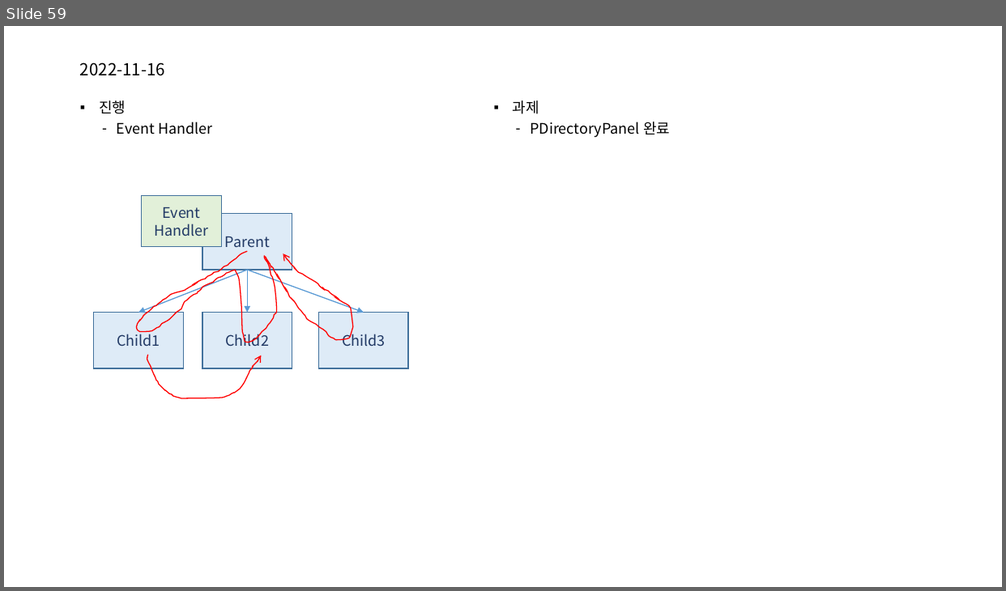
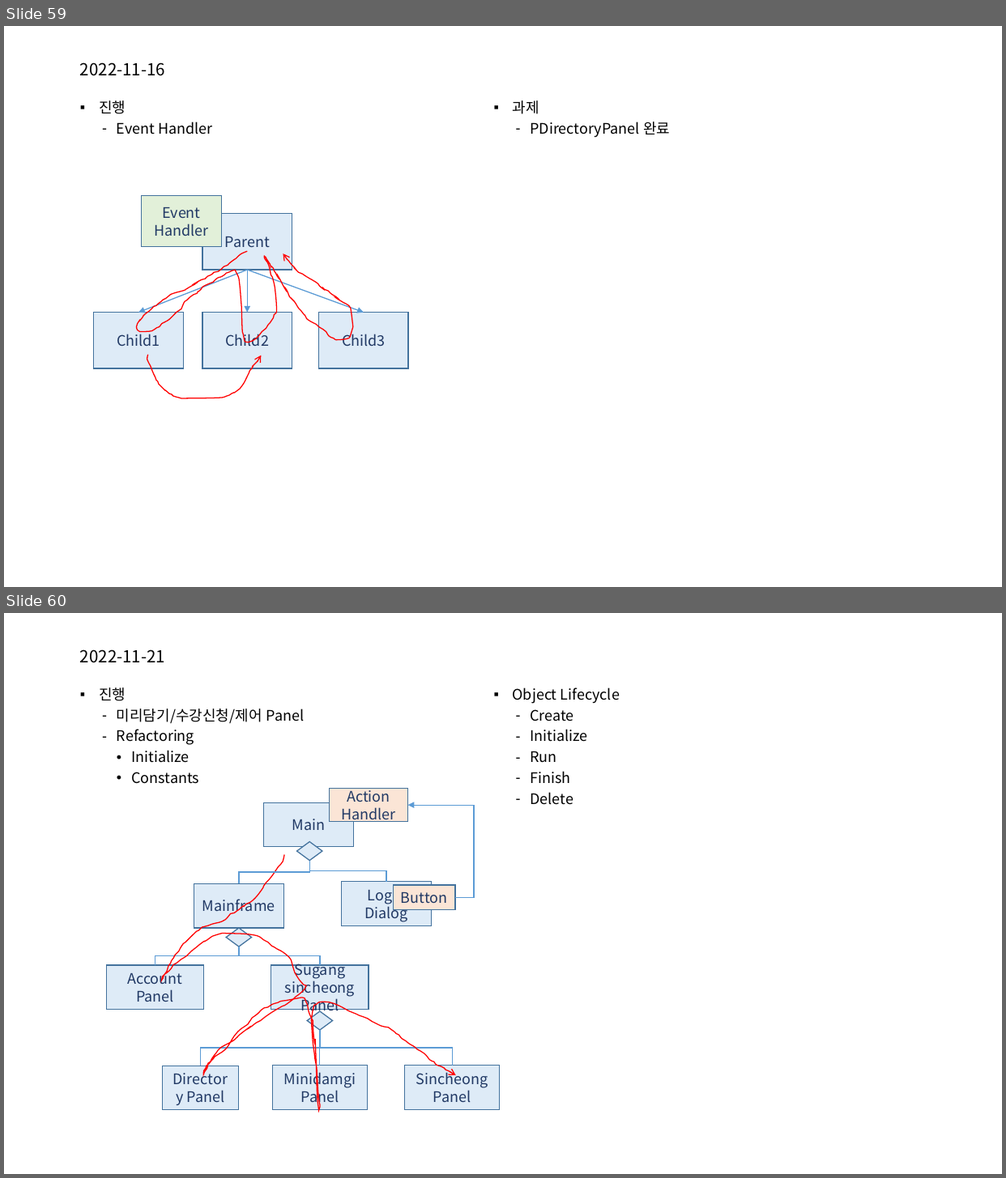
Before and after one commit to mjuclass/202202, a slide deck: SugangSincheong-B/객체지향프로그래밍-B.pptx. Shown one above the other, each under a label of ours: slide 59 before the commit, slides 59 and 60 after it. The pictures are 1006x591 and 1006x1178 pixels, drawn with LibreOffice and Linux fonts; fonts in the diff are those of the drawing. Boxes give left, top, right and bottom in pixels: in the first picture for what was removed or moved away, otherwise in the second. Text is boxed around its words. In the diff, an @@ line names an element or a change of style, - is before the commit and + after.

```diff
--- a/SugangSincheong-B/객체지향프로그래밍-B.pptx
+++ b/SugangSincheong-B/객체지향프로그래밍-B.pptx
@@ slide 60 added at <box>4,613,1002,1174</box>, background #FFFFFF @@
@@ title added at <box>80,649,165,663</box>, 16 pt, text #000000 @@
+2022-11-21
@@ text added at <box>99,688,305,784</box>, 14 pt, text #000000 @@
+▪ 진행
+  – 미리담기/수강신청/제어 Panel
+  – Refactoring
+    • Initialize
+    • Constants
@@ text added at <box>513,688,620,805</box>, 14 pt, text #000000 @@
+▪ Object Lifecycle
+  – Create
+  – Initialize
+  – Run
+  – Finish
+  – Delete
@@ rectangle added at <box>264,803,354,846</box>, fill #DEEBF7, outline #43739E 1 pt, 14 pt, text #203864 @@
+Main
@@ rectangle added at <box>329,789,408,822</box>, fill #FBE5D6, outline #43739E 1 pt, 14 pt, text #203864 @@
+Action Handler
@@ elbow arrow added from (455, 897) to (408, 806), #5B9BD5 1 pt @@
@@ freeform shape added at <box>162,855,456,1111</box>, outline #FF0000 1 pt @@
@@ diamond added at <box>296,842,322,861</box>, fill #DEEBF7, outline #43739E 1 pt @@
@@ elbow line added from (309, 861) to (239, 884), #5B9BD5 1 pt @@
@@ elbow line added from (309, 861) to (386, 882), #5B9BD5 1 pt @@
@@ rectangle added at <box>194,884,284,928</box>, fill #DEEBF7, outline #43739E 1 pt, 14 pt, text #203864 @@
+Mainframe
@@ rectangle added at <box>342,882,432,926</box>, fill #DEEBF7, outline #43739E 1 pt, 14 pt, text #203864 @@
+Login Dialog
@@ rectangle added at <box>394,885,455,910</box>, fill #FBE5D6, outline #43739E 1 pt, 14 pt, text #203864 @@
+Button
@@ diamond added at <box>226,928,252,947</box>, fill #DEEBF7, outline #43739E 1 pt @@
@@ elbow line added from (239, 947) to (155, 965), #5B9BD5 1 pt @@
@@ elbow line added from (239, 947) to (320, 965), #5B9BD5 1 pt @@
@@ rectangle added at <box>107,965,204,1010</box>, fill #DEEBF7, outline #43739E 1 pt, 14 pt, text #203864 @@
+Account Panel
@@ rectangle added at <box>271,965,368,1010</box>, fill #DEEBF7, outline #43739E 1 pt, 14 pt, text #203864 @@
+Sugang sincheong Panel
@@ diamond added at <box>307,1012,333,1030</box>, fill #DEEBF7, outline #43739E 1 pt @@
@@ elbow line added from (320, 1030) to (201, 1066), #5B9BD5 1 pt @@
@@ elbow line added from (321, 1031) to (319, 1066), #5B9BD5 1 pt @@
@@ elbow line added from (320, 1030) to (453, 1066), #5B9BD5 1 pt @@
@@ rectangle added at <box>163,1066,239,1110</box>, fill #DEEBF7, outline #43739E 1 pt, 14 pt, text #203864 @@
+Directory Panel
@@ rectangle added at <box>273,1066,368,1110</box>, fill #DEEBF7, outline #43739E 1 pt, 14 pt, text #203864 @@
+Minidamgi Panel
@@ rectangle added at <box>404,1066,500,1110</box>, fill #DEEBF7, outline #43739E 1 pt, 14 pt, text #203864 @@
+Sincheong Panel
```
Also in this commit, not shown: 1 slide changed, 16 other files.
